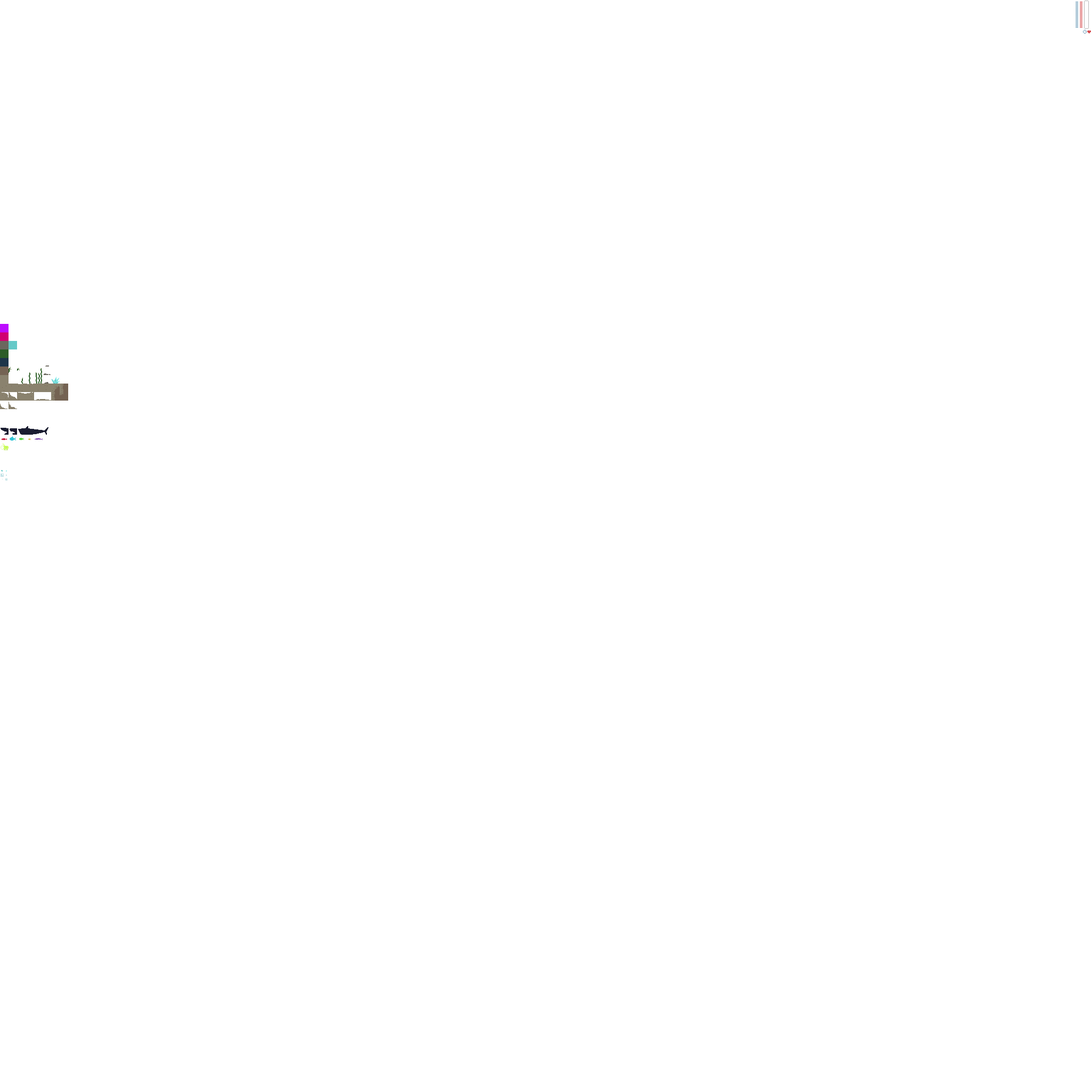
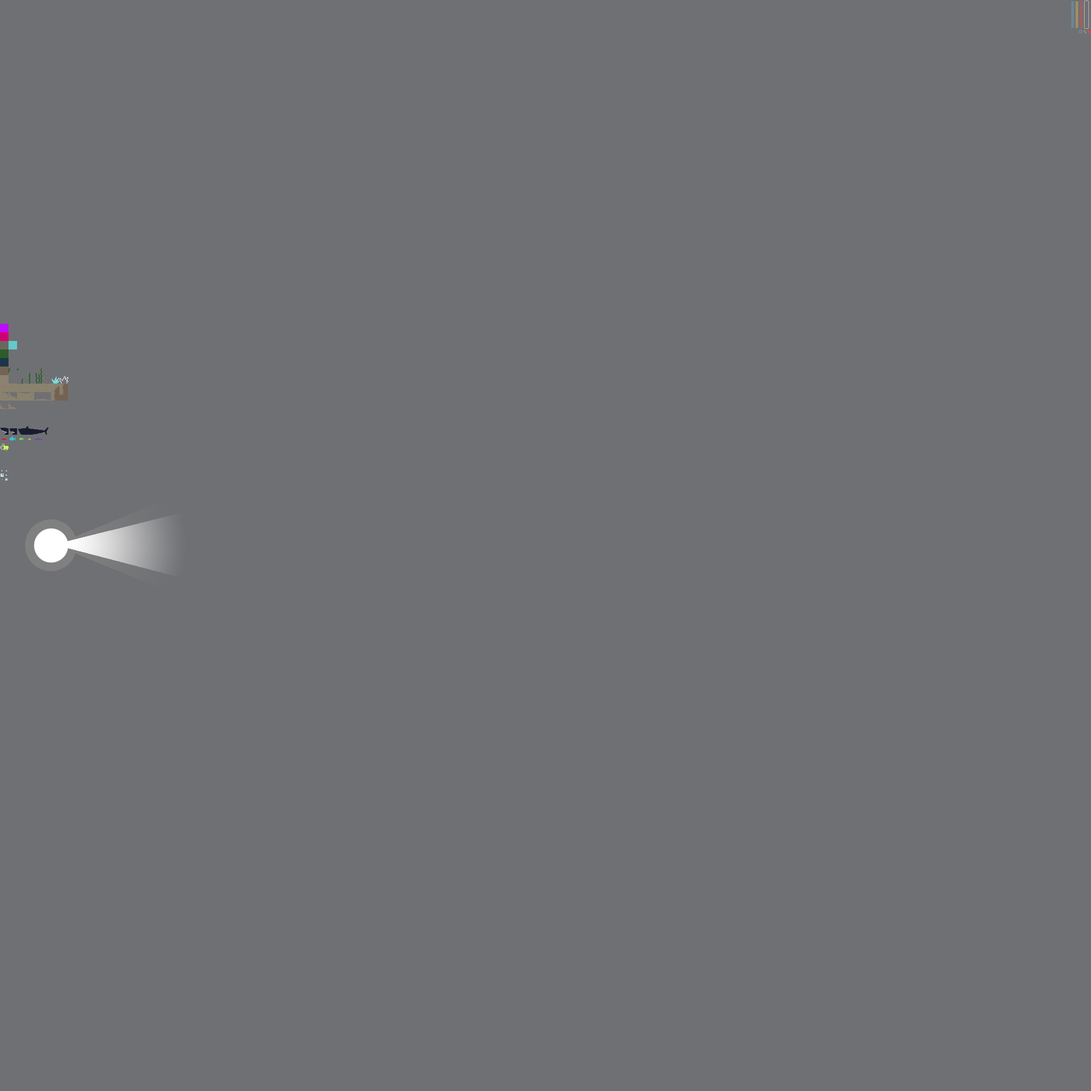
Before/after of a 1091 × 1091 layered artwork. What changed in the layer stack:
painted on "UI" (1st of 3, in "Tiles") over bbox(1071, 1, 1088, 34)
added group "light beam" with 5 layers above "mockup" over bbox(18, 497, 187, 595)
added layer "Bright Beam" in group "light beam" over bbox(65, 513, 187, 579)
added layer "Bright Core" in group "light beam" over bbox(34, 528, 69, 563)
added layer "Dim Beam" in group "light beam" over bbox(65, 498, 179, 592)
added layer "Dim Core" in group "light beam" over bbox(25, 519, 77, 572)
showed "Layer 1" over bbox(0, 0, 1091, 1091)
